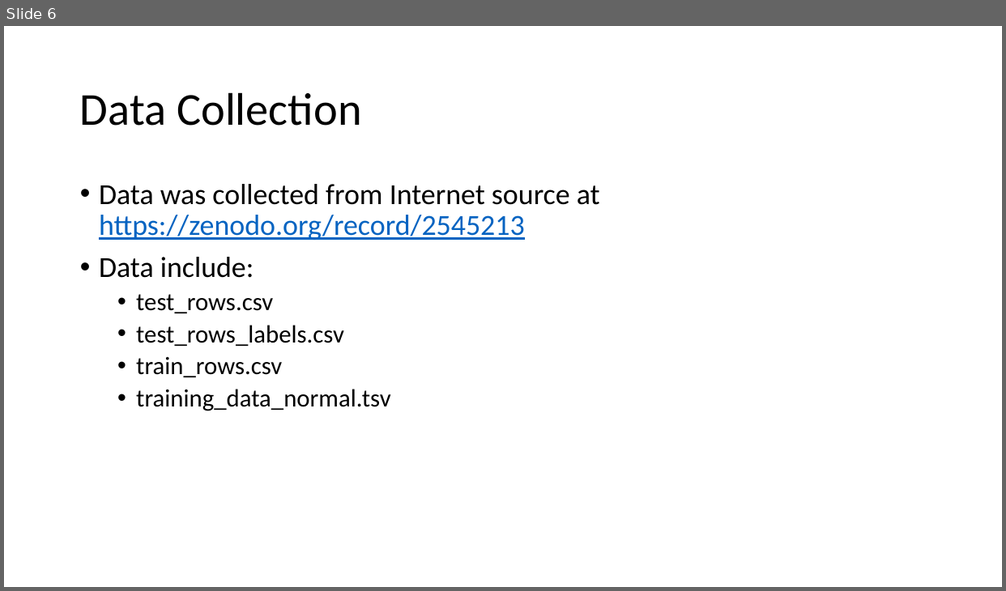
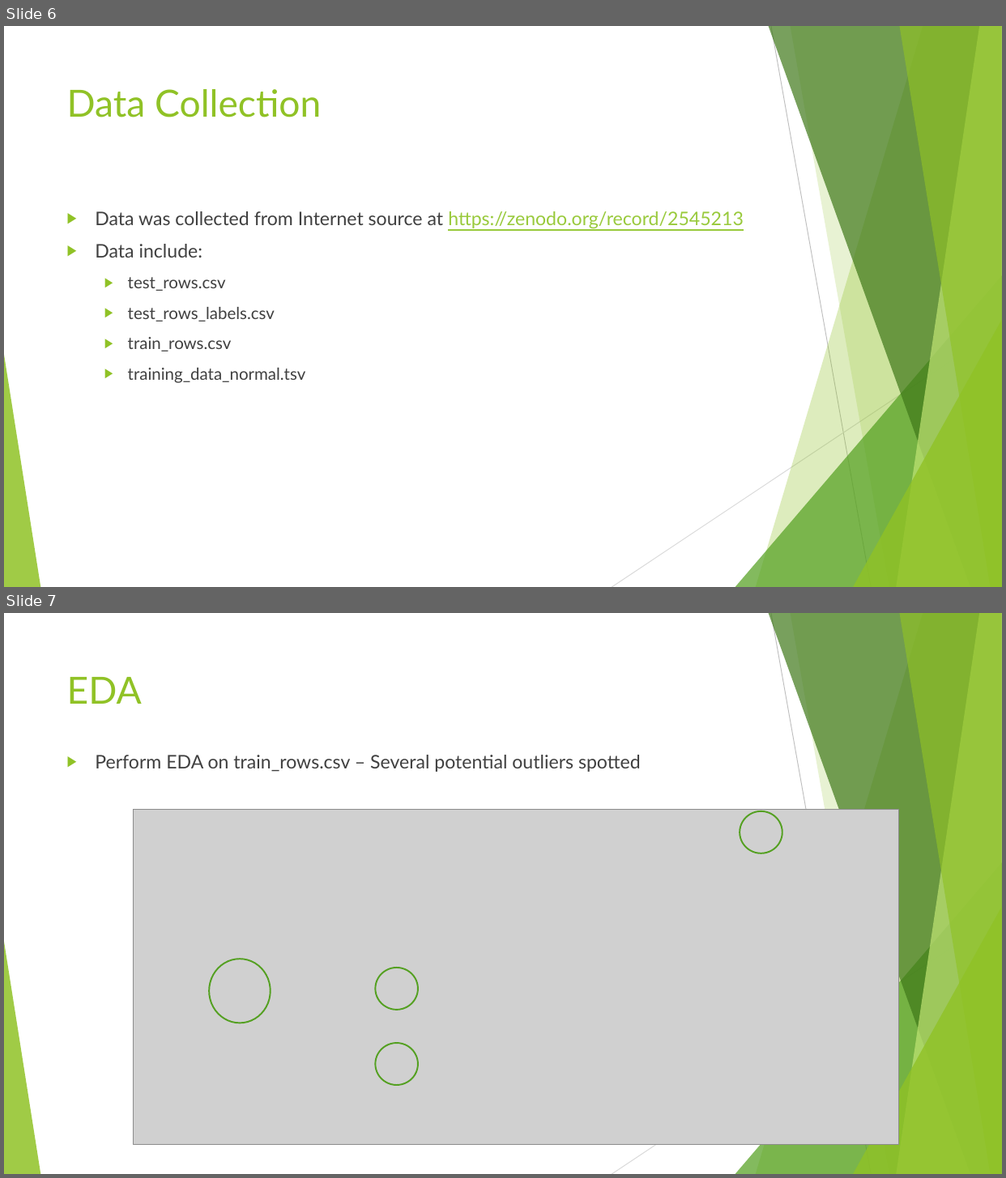
Before and after one commit to phanlinh94/age-prediction-model, a slide deck: Presentation1.pptx. Shown one above the other, each under a label of ours: slide 6 before the commit, slides 6 and 7 after it. The pictures are 1006x591 and 1006x1178 pixels, drawn with LibreOffice and Linux fonts; fonts in the diff are those of the drawing; grey boxes stand for pictures. Boxes give left, top, right and bottom in pixels: in the first picture for what was removed or moved away, otherwise in the second. Text is boxed around its words. In the diff, an @@ line names an element or a change of style, - is before the commit and + after.

```diff
--- a/Presentation1.pptx
+++ b/Presentation1.pptx
@@ slide 7 added at <box>4,613,1002,1174</box>, background #FFFFFF; not listed: 10 template elements that a slide beside it also shows @@
@@ title added at <box>67,677,142,704</box>, 36 pt, text #90C226 @@
+EDA
@@ text added at <box>95,755,641,772</box>, 18 pt, text #404040 @@
+▶ Perform EDA on train_rows.csv – Several potential outliers spotted
@@ picture added at <box>134,809,899,1144</box> @@
@@ ellipse added at <box>740,811,782,854</box>, outline #54A021 1.5 pt @@
@@ ellipse added at <box>209,959,270,1023</box>, outline #54A021 1.5 pt @@
@@ ellipse added at <box>375,968,418,1010</box>, outline #54A021 1.5 pt @@
@@ ellipse added at <box>375,1043,418,1085</box>, outline #54A021 1.5 pt @@
@@ slide 6 changed as well @@
@@ title "Data Collection": place and size @@
-title "Data Collection" at <box>80,92,361,126</box>
+title "Data Collection" at <box>67,89,321,118</box>
@@ title "Data Collection" at <box>67,89,321,118</box>: size 44 to 36 pt, font Calibri to Lato, text colour #000000 to #90C226; line spacing 0.9 to 1; vertical alignment middle to top @@
@@ text "Data was collected from Internet ...": place and size @@
-text "Data was collected from Internet ..." at <box>99,184,600,412</box>
+text "Data was collected from Internet ..." at <box>95,211,744,383</box>
@@ text "Data was collected from Internet ..." at <box>95,211,744,383</box>: size 28 to 18 pt in "Data was collected from Internet source at ...", "Data include:"; font Calibri to Lato; text colour #000000 to #404040 in "Data was collected from Internet source at", "Data include:", "test_rows.csv", "test_rows_labels.csv" and 2 more places; text colour #0563C1 to #99CA3C in "https://zenodo.org/record/2545213"; size 24 to 16 pt in "test_rows.csv", "test_rows_labels.csv", "train_rows.csv", "training_data_normal.tsv"; bullet • to ▶; line spacing 0.9 to 1; more space between paragraphs @@
@@ group added at <box>4,26,1002,587</box>: 5 freeform shapes, 3 triangles, 2 lines @@
```
Also in this commit, not shown: 5 other slides changed, 3 other slides added, 1 slide removed, 1 other file.
